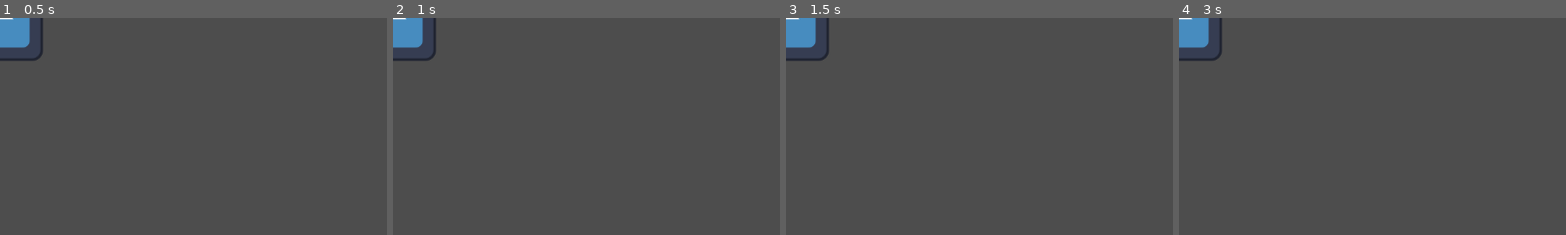
Above: before the commit, frames 1-4 (left to right).
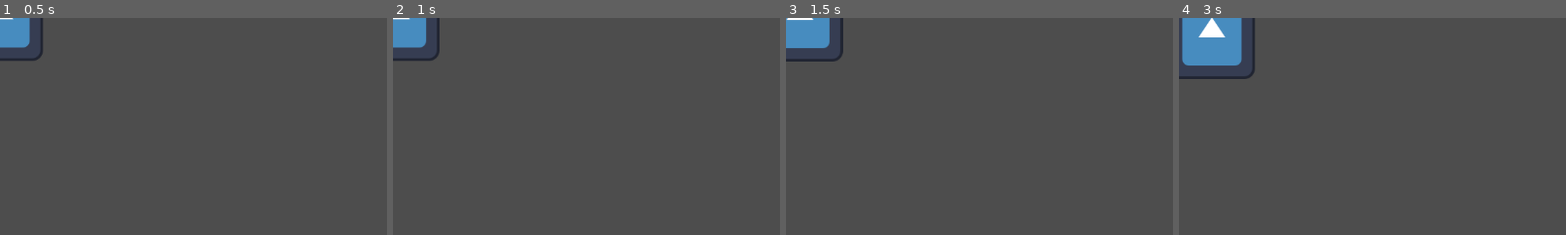
Above: after the commit, the same moments.

Repository: PastelGames/ggj-2026
Game: Godot game, scene res://player.tscn
Two runs of this game, one before a commit and one after it. Both use one fixed random seed, a clock stepped at 60 frames per second and the inputs below. The project has no main scene, so this scene is started directly. The engine's default icon, where the game draws it, is replaced by a stand-in: a white triangle on a blue panel in a dark square.
Inputs:
- Up to frame 1 (0.5 s): no input
- Up to frame 2 (1 s): tap Enter at 0.5 s; hold Right (ui_right) from 0.53 s (still down)
- Up to frame 3 (1.5 s): tap Space at 1.25 s; release Right (ui_right) at 1.28 s; hold Down (ui_down) from 1.28 s (still down)
- Up to frame 4 (3 s): release Down (ui_down) at 2.03 s; hold Right (ui_right) 2.03-2.78 s; hold Up (ui_up) from 2.78 s (still down)
The pictures show only the part of the screen within x 0-50%, y 0-50%; the shares and areas given below are measured in that part.

Frame 1 is identical in both runs. In frame 2, 0.4% of the frame differs, in the area x 3-13%, y 0-20%; in frame 3, 0.9%; in frame 4, 3.2%, in the area x 0-20%, y 0-29%.

Commit message:
player.gd movement
Basic movement implemented

Diff:
--- a/player.gd
+++ b/player.gd
@@ -5,11 +5,27 @@
 const FRICTION = 100.0
 const ACC = 50.0
 
-var direction = Vector2i.ZERO
-
+var direction = Vector2.ZERO
+var target_velocity = Vector2.ZERO
 func _physics_process(delta: float) -> void:
 
-	if Input.is_action_pressed("move_left"):
-		direction.x = -1
+	if Input.is_action_pressed("ui_right"):
+		direction.x += 1
+	if Input.is_action_pressed("ui_left"):
+		direction.x -= 1
+	if Input.is_action_pressed("ui_down"):
+		direction.y += 1
+	if Input.is_action_pressed("ui_up"):
+		direction.y -= 1
+	target_velocity = (direction.normalized() * SPEED)
+
+	if direction != Vector2.ZERO:
+		velocity.x = move_toward(velocity.x, target_velocity.x, ACC * delta)
+		velocity.y = move_toward(velocity.y, target_velocity.y, ACC * delta)
+	else:
+		velocity.x = move_toward(velocity.x, 0, FRICTION * delta)
+		velocity.y = move_toward(velocity.y, 0, FRICTION * delta)
+	velocity = velocity.clampf(-SPEED,SPEED)
 
 	move_and_slide()
+	direction = Vector2.ZERO
